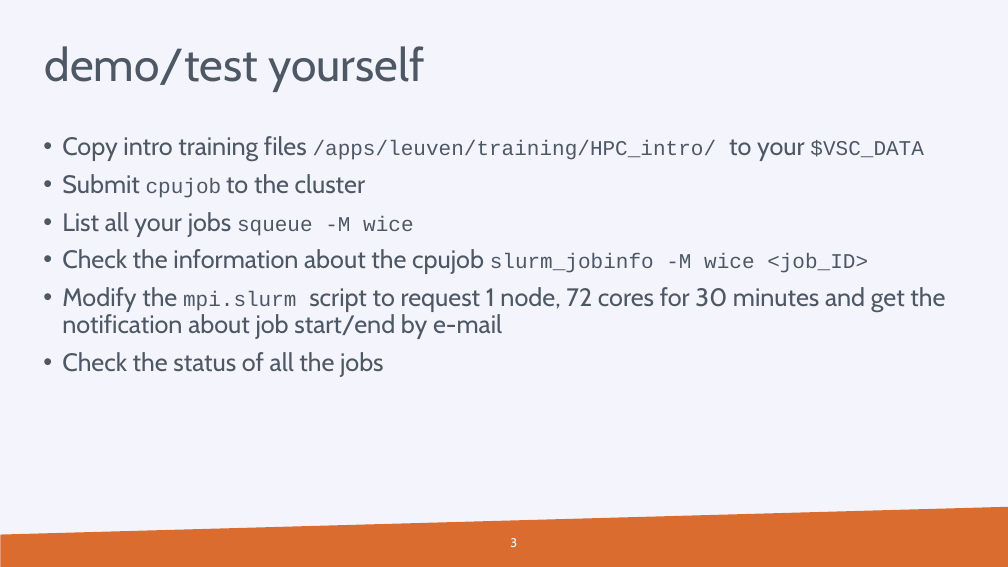
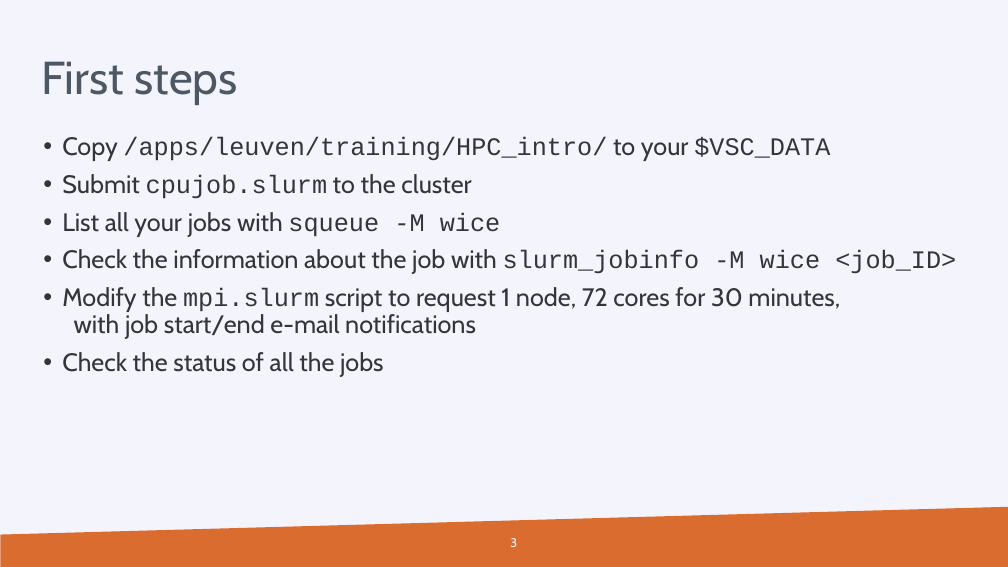
Before and after one commit to hpcleuven/HPC-intro, a slide deck: slide 3 of VSCintro-demo.pptx. Drawn at 1008x567 pixels with LibreOffice and Linux fonts; fonts in the diff are those of the drawing; background and template pictures are left out. Boxes give left, top, right and bottom in pixels: in the first picture for what was removed or moved away, otherwise in the second. Text is boxed around its words. In the diff, an @@ line names an element or a change of style, - is before the commit and + after.

```diff
--- a/VSCintro-demo.pptx
+++ b/VSCintro-demo.pptx
@@ title removed at (45,46,424,92) @@
-demo/test yourself
@@ text added at (41,61,238,105), 44 pt, text #4E5865 @@
+First steps
@@ text at (62,137,956,339): text changed; text colour #4E5865 to #333639 @@
-• Copy intro training files /apps/leuven/training/HPC_intro/ to your $VSC_DATA
-• Submit cpujob to the cluster
-• List all your jobs squeue -M wice
-• Check the information about the cpujob slurm_jobinfo -M wice <job_ID>
-• Modify the mpi.slurm script to request 1 node, 72 cores for 30 minutes and get the notification about job start/end by e-mail
+• Copy /apps/leuven/training/HPC_intro/ to your $VSC_DATA
+• Submit cpujob.slurm to the cluster
+• List all your jobs with squeue -M wice
+• Check the information about the job with slurm_jobinfo -M wice <job_ID>
+• Modify the mpi.slurm script to request 1 node, 72 cores for 30 minutes,
+  with job start/end e-mail notifications
@@ text at (62,352,384,377): text colour #4E5865 to #333639 in "Check the status of all the jobs"; indent changed @@
```
Also in this commit, not shown: 8 other slides changed, 2 other files.
